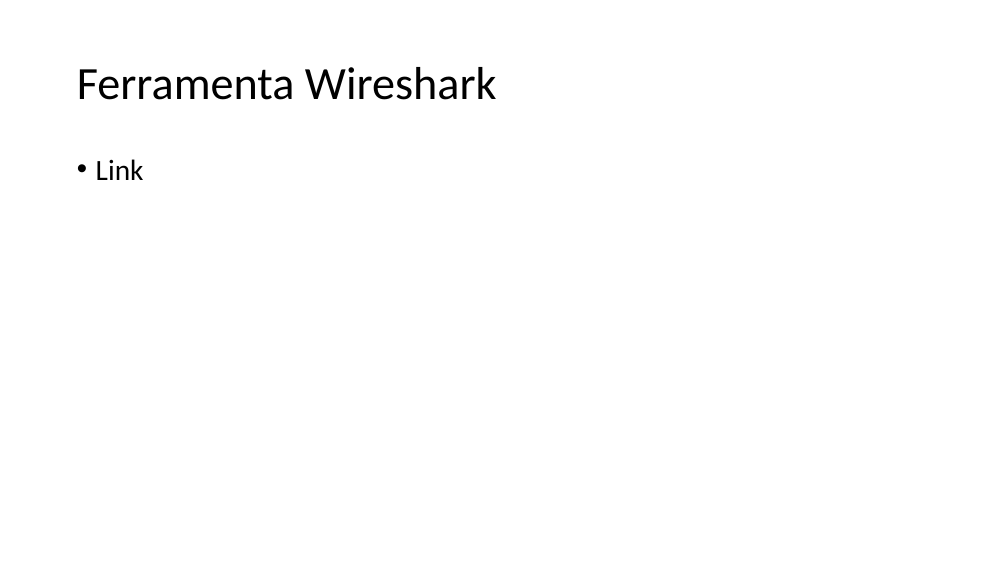
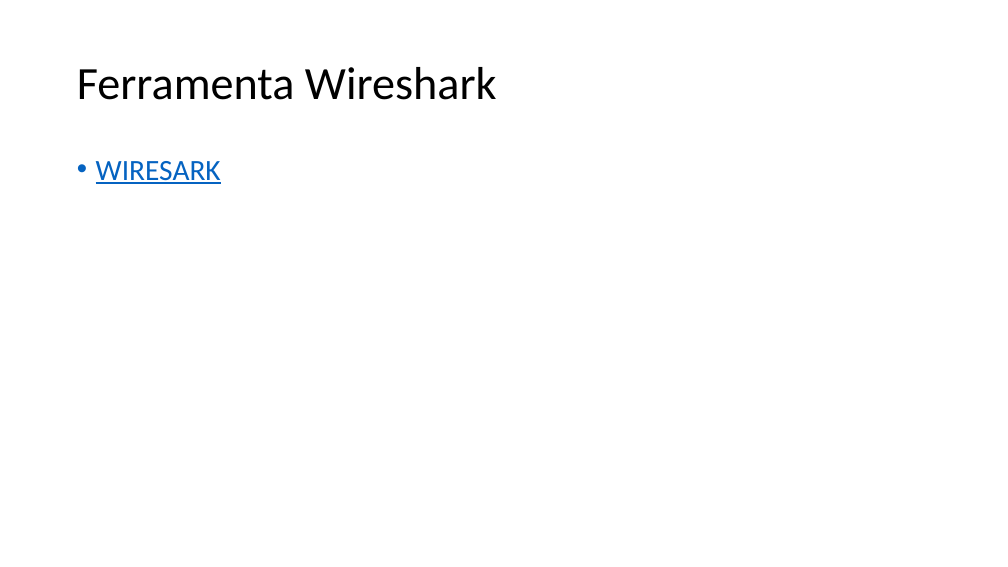
Before and after one commit to vinicius-vasconcelos/tecnicoEmInformatica, a slide deck: slide 12 of UC_3/aula_1/Apresentacao.pptx. Drawn at 1008x567 pixels with LibreOffice and Linux fonts; fonts in the diff are those of the drawing. Boxes give left, top, right and bottom in pixels: in the first picture for what was removed or moved away, otherwise in the second. Text is boxed around its words. In the diff, an @@ line names an element or a change of style, - is before the commit and + after.

```diff
--- a/UC_3/aula_1/Apresentacao.pptx
+++ b/UC_3/aula_1/Apresentacao.pptx
@@ text at (96,161,221,184): text changed; text colour #000000 to #0563C1 @@
-• Link
+• WIRESARK
```
Also in this commit, not shown: 1 other file.
